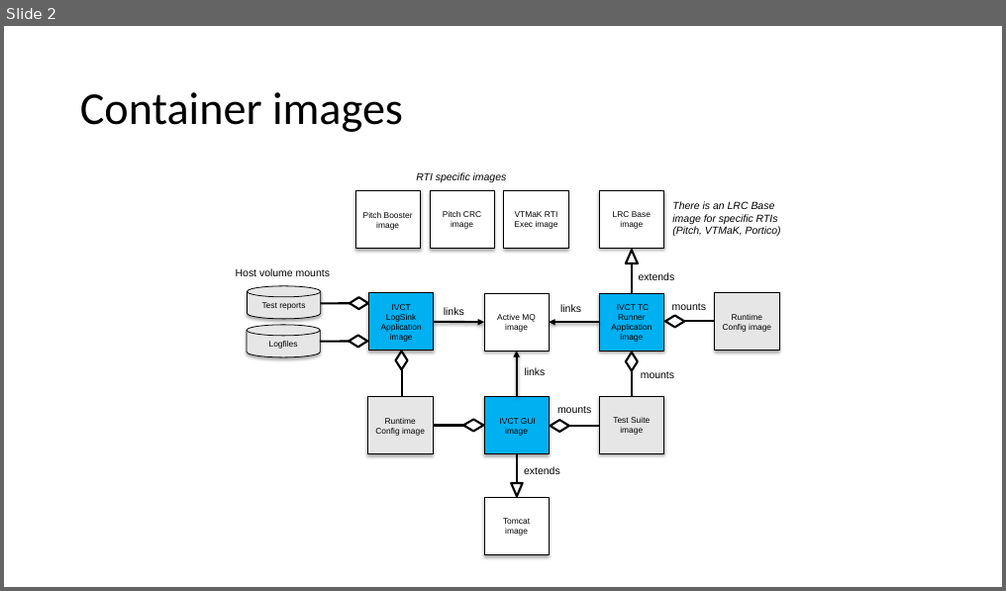
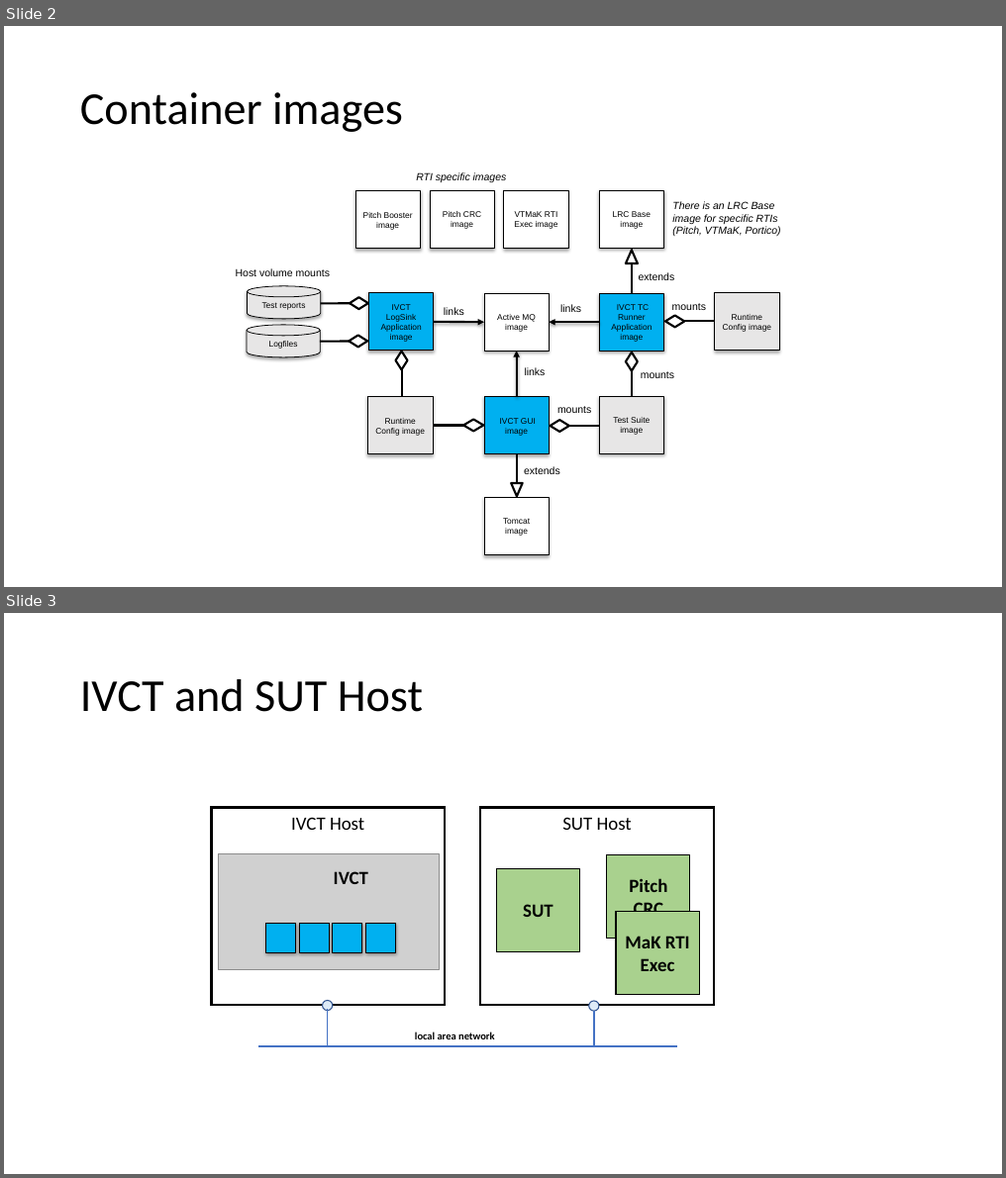
Before and after one commit to IVCTool/IVCT_Operation, a slide deck: docs/src/images/IVCT Container design.pptx. Shown one above the other, each under a label of ours: slide 2 before the commit, slides 2 and 3 after it. The pictures are 1006x591 and 1006x1178 pixels, drawn with LibreOffice and Linux fonts; fonts in the diff are those of the drawing; grey boxes stand for pictures. Boxes give left, top, right and bottom in pixels: in the first picture for what was removed or moved away, otherwise in the second. Text is boxed around its words. In the diff, an @@ line names an element or a change of style, - is before the commit and + after.

```diff
--- a/docs/src/images/IVCT Container design.pptx
+++ b/docs/src/images/IVCT Container design.pptx
@@ slide 3 added at (x1=4, y1=613, x2=1002, y2=1174), background #FFFFFF @@
@@ title added at (x1=80, y1=679, x2=423, y2=712), 44 pt, text #000000 @@
+IVCT and SUT Host
@@ group added at (x1=211, y1=808, x2=714, y2=1048): 9 rectangles, 3 lines, 2 ellipses, 2 texts, 1 picture @@
+IVCT Host
+SUT Host
+SUT
+Pitch CRC
+IVCT
+local area network
+MaK RTI Exec
```
Also in this commit, not shown: 16 other files.
